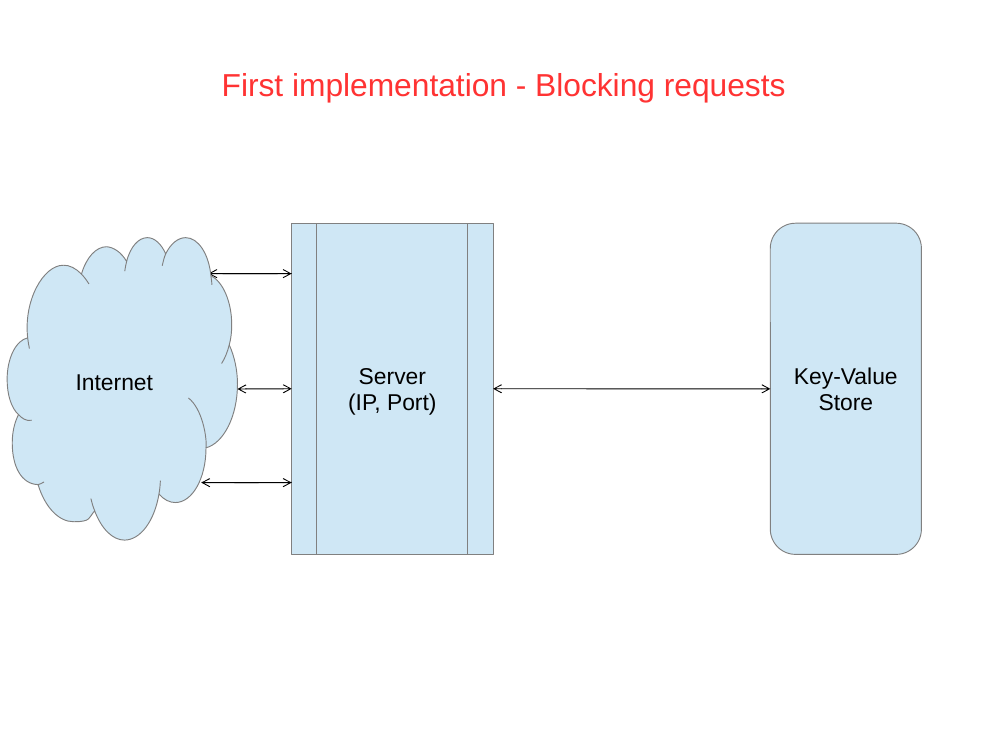
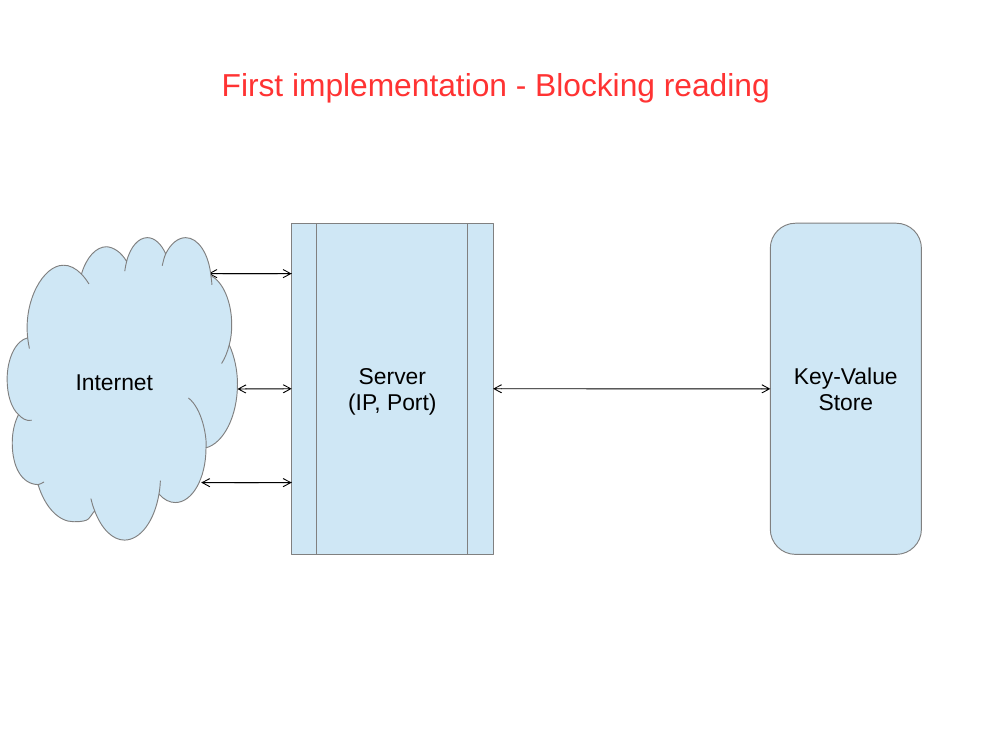
Before and after one commit to PatrickAndrade/top2developers, a slide deck: slide 8 of ProjectMidTermPresentation.ppt. Drawn at 1008x756 pixels with LibreOffice and Linux fonts; fonts in the diff are those of the drawing; background and template pictures are left out. Boxes give left, top, right and bottom in pixels: in the first picture for what was removed or moved away, otherwise in the second. Text is boxed around its words. In the diff, an @@ line names an element or a change of style, - is before the commit and + after.

```diff
--- a/ProjectMidTermPresentation.ppt
+++ b/ProjectMidTermPresentation.ppt
@@ text at (222,73,770,102): text changed @@
-First implementation - Blocking requests
+First implementation - Blocking reading
@@ freeform shape "Key-Value" at (771,223,922,554): outline redrawn @@
```
Also in this commit, not shown: 8 other slides changed, 1 slide added, 1 slide removed.
